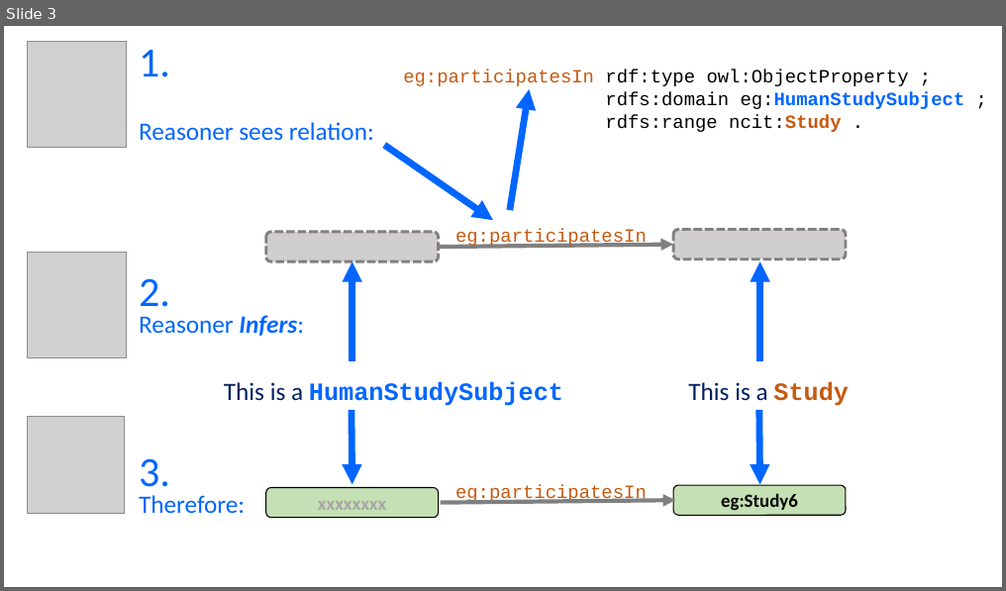
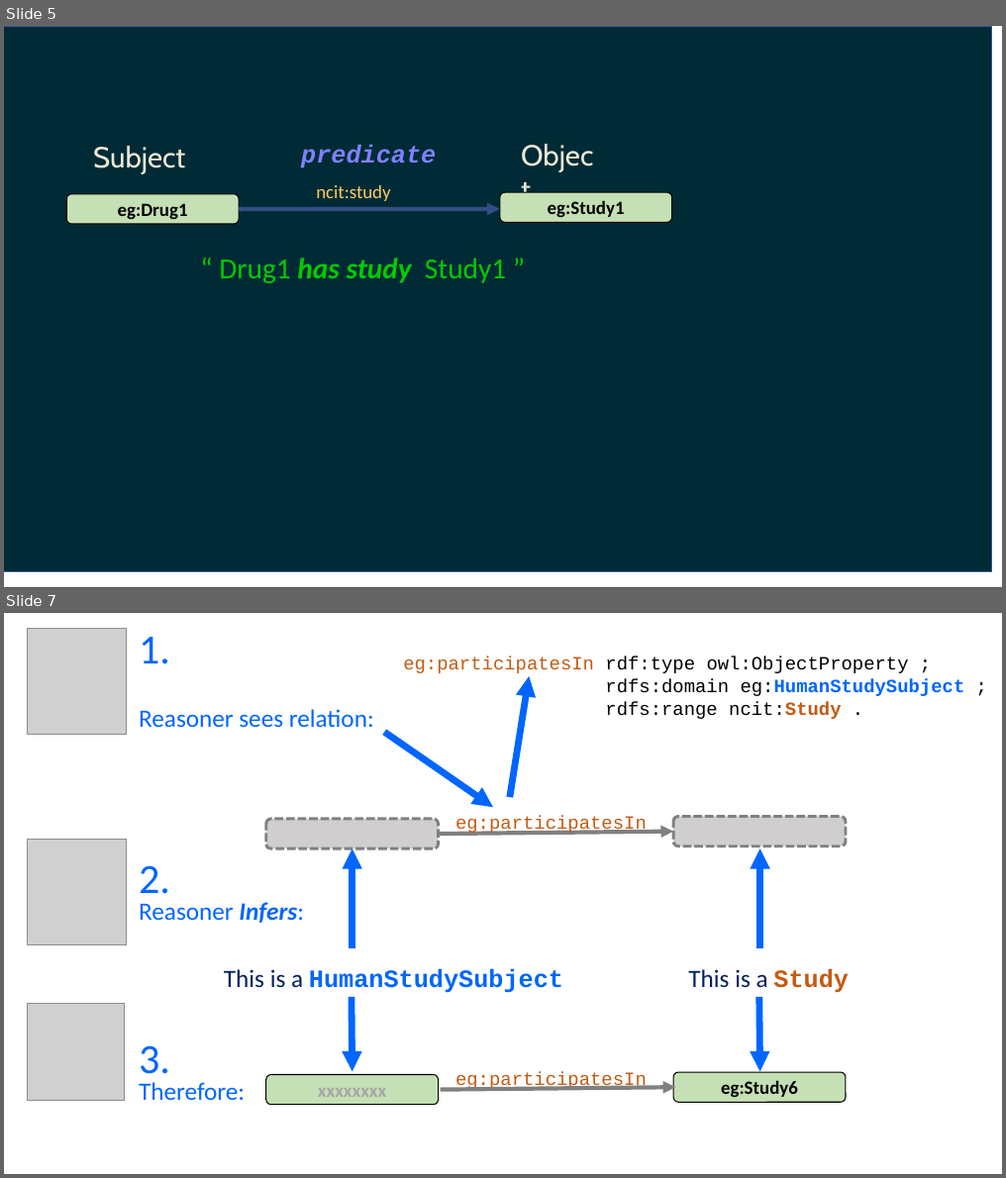
Before and after one commit to phuse-org/LinkedDataWorkshop, a slide deck: EUConnect18/presentation/images/ImagesForPres.pptx. Shown one above the other, each under a label of ours: slide 3 before the commit, slides 5 and 7 after it; the slides between them are not shown. The pictures are 1006x591 and 1006x1178 pixels, drawn with LibreOffice and Linux fonts; fonts in the diff are those of the drawing; grey boxes stand for pictures. Boxes give left, top, right and bottom in pixels: in the first picture for what was removed or moved away, otherwise in the second. Text is boxed around its words. In the diff, an @@ line names an element or a change of style, - is before the commit and + after.

```diff
--- a/EUConnect18/presentation/images/ImagesForPres.pptx
+++ b/EUConnect18/presentation/images/ImagesForPres.pptx
@@ slide 5 added at [4, 26, 1002, 587], background #FFFFFF @@
@@ rectangle added at [4, 26, 991, 571], fill #002B36, outline #325491 1 pt @@
@@ text added at [514, 133, 610, 175], 28 pt, text #EEE8D5 @@
+Object
@@ text added at [93, 146, 185, 174], 28 pt, text #EEE8D5 @@
+Subject
@@ text added at [301, 145, 436, 169], 24 pt, text #8080FF, bold, italic @@
+predicate
@@ rounded rectangle added at [67, 194, 239, 224], fill #C5E0B4, outline #000000 1 pt, 18 pt, text #000000, bold @@
+eg:Drug1
@@ text added at [316, 185, 390, 201], 18 pt, text #FFC862 @@
+ncit:study
@@ rounded rectangle added at [500, 192, 672, 222], fill #C5E0B4, outline #000000 1 pt, 18 pt, text #000000, bold @@
+eg:Study1
@@ arrow added from (239, 209) to (500, 209), #8080FF 4 pt @@
@@ text added at [219, 258, 506, 283], 28 pt, text #00CC00 @@
+“ Drug1 has study Study1 ”
@@ what was slide 3 is now slide 7 @@
```
Also in this commit, not shown: 3 slides changed, 2 other slides added, 1 slide removed, 11 other files.
